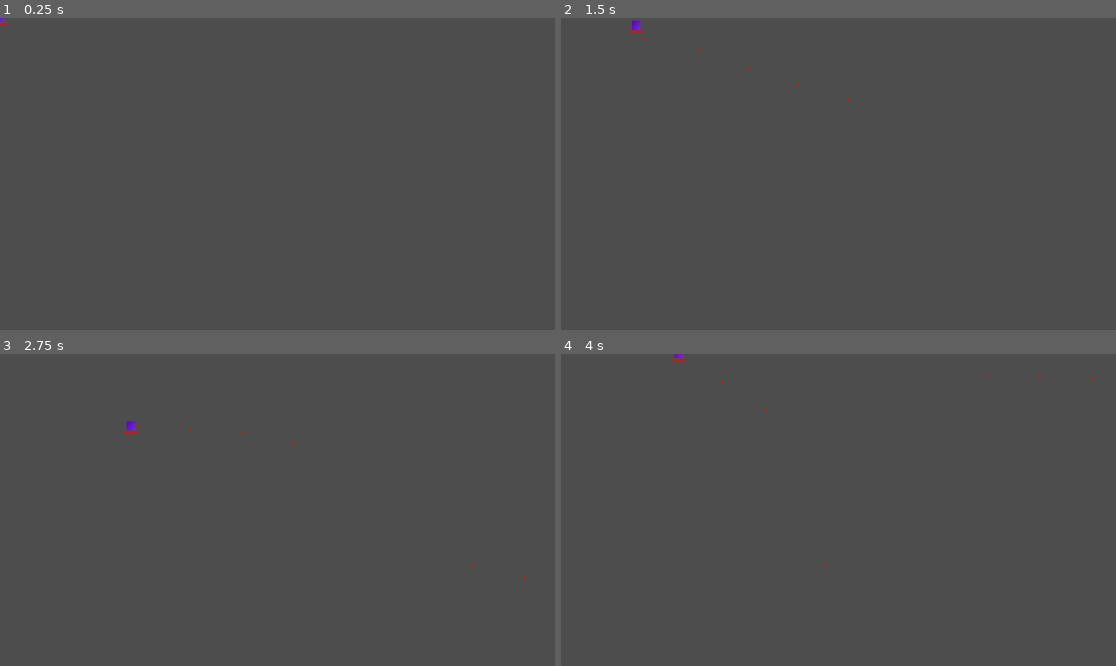
Above: before the commit, frames 1-4 (two rows, left to right).
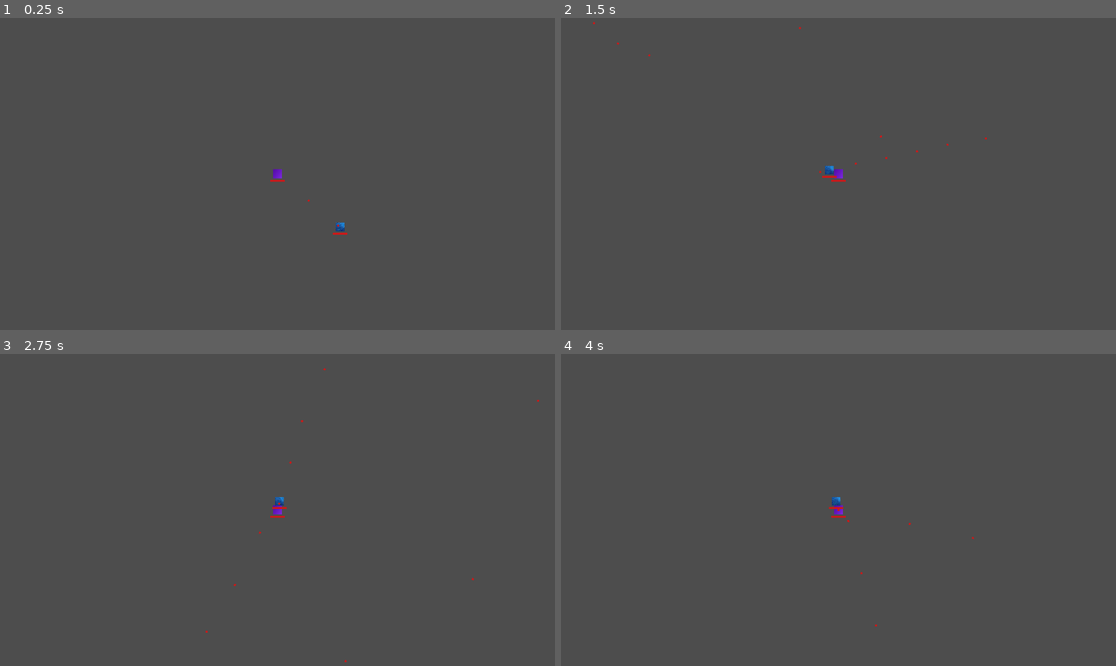
Above: after the commit, the same moments.

Repository: M-E-7/mob-fighter
Game: Godot game, scene res://Levels/basic_level.tscn
Two runs of this game, one before a commit and one after it. Both use one fixed random seed, a clock stepped at 60 frames per second and the inputs below. Before the commit the project starts from res://Entities/Player/player.tscn.
Inputs (mouse positions are in pixels of both pictures, inside the frame that each line leads up to):
- Up to frame 1 (0.25 s): no input
- Up to frame 2 (1.5 s): tap Enter at 0.5 s; move the mouse to (960, 158) at 0.52 s; press the mouse at (960, 158) at 0.53 s; hold Right (ui_right) 0.53-1.28 s; move the mouse to (727, 189) at 1.27 s; release the mouse at (727, 189) at 1.28 s; hold Down (ui_down) from 1.28 s (still down); click (727, 189) at 1.35 s
- Up to frame 3 (2.75 s): move the mouse to (333, 441) at 2.02 s; release Down (ui_down) at 2.03 s; press the mouse at (333, 441) at 2.03 s; hold Right (ui_right) from 2.03 s (still down)
- Up to frame 4 (4 s): move the mouse to (810, 572) at 2.77 s; release Right (ui_right) at 2.78 s; release the mouse at (810, 572) at 2.78 s; hold Up (ui_up) 2.78-3.53 s; click (810, 572) at 2.85 s; move the mouse to (1005, 556) at 3.52 s; press the mouse at (1005, 556) at 3.53 s; hold Left (ui_left) from 3.53 s (still down)

The runs differ from the first frame. In frame 1, 0.2% of the frame differs, in the area x 0-63%, y 0-70%; in frame 2, 0.2%, in the area x 5-77%, y 0-53%; in frame 3, 0.2%; in frame 4, 0.2%.

Commit message:
Added movement and shooting to enemy

Diff:
--- a/Components/enemy_movement_component.gd
+++ b/Components/enemy_movement_component.gd
@@ -1,2 +1,24 @@
 extends Node
 class_name EnemyMovementComponent
+## Component that moves the enemy towards the player
+
+@export var entity: Entity
+
+var player: Node2D
+
+
+func _ready() -> void:
+	player = get_tree().get_first_node_in_group("player")
+
+
+func _physics_process(delta: float) -> void:
+	print(player)
+	print("player in movement enemy")
+	if not entity or not player:
+		return
+
+	var direction := (player.global_position - entity.global_position).normalized()
+	var target_velocity := direction * entity.max_speed
+
+	entity.velocity = entity.velocity.move_toward(target_velocity, entity.acceleration * delta)
+	entity.move_and_slide()
--- a/Components/enemy_shoot_component.gd
+++ b/Components/enemy_shoot_component.gd
@@ -1,2 +1,37 @@
 extends Node
 class_name EnemyShootComponent
+## Component that shoots projectiles toward the player
+
+@export var entity: Entity
+@export var bullet_scene: PackedScene
+
+var shoot_timer: float = 0.0
+var player: Node2D
+
+
+func _ready() -> void:
+	player = get_tree().get_first_node_in_group("player")
+
+
+func _physics_process(delta: float) -> void:
+	print(player)
+	print("player in shoot enemy")
+
+	if not entity or not player:
+		return
+
+	shoot_timer = max(shoot_timer - delta, 0.0)
+
+	if shoot_timer <= 0.0:
+		shoot()
+		shoot_timer = 1.0 / entity.fire_rate
+
+
+func shoot() -> void:
+	var bullet: Bullet = bullet_scene.instantiate()
+	var direction := (player.global_position - entity.global_position).normalized()
+
+	bullet.setup(direction, entity.bullet_damage)
+
+	entity.get_tree().current_scene.add_child(bullet)
+	bullet.global_position = entity.global_position
--- a/Entities/BasicEnemy/enemy.gd
+++ b/Entities/BasicEnemy/enemy.gd
@@ -1 +1,2 @@
-extends Node2D
+extends Entity
+## Enemy entity that chases and shoots at the player
--- a/Entities/BasicEnemy/enemy.tscn
+++ b/Entities/BasicEnemy/enemy.tscn
@@ -1,19 +1,21 @@
 [gd_scene format=3 uid="uid://cfq18x28fbfcm"]
 
 [ext_resource type="Script" uid="uid://bh3dnt6cd7tkx" path="res://Entities/BasicEnemy/enemy.gd" id="1_kra7d"]
-[ext_resource type="Script" uid="uid://bxmsptut47wot" path="res://Components/player_movement_component.gd" id="1_wcjvb"]
+[ext_resource type="Script" uid="uid://crceaxci77wba" path="res://Components/enemy_movement_component.gd" id="1_wcjvb"]
 [ext_resource type="Script" uid="uid://cjfm2vvjbrq6g" path="res://Components/facing_component.gd" id="2_kra7d"]
 [ext_resource type="Script" uid="uid://obmawqbp2dbr" path="res://Components/health_display_component.gd" id="4_c5ymo"]
 [ext_resource type="Texture2D" uid="uid://wt3c1btrca8j" path="res://Entities/BasicEnemy/blueTexture.png" id="4_kra7d"]
 [ext_resource type="Script" uid="uid://c1qjt0tm70hgk" path="res://Components/health_component.gd" id="5_phteo"]
-[ext_resource type="Script" uid="uid://qwxp5u85wrrx" path="res://Components/player_shoot_component.gd" id="6_jn3v6"]
+[ext_resource type="Script" uid="uid://dj35xi6x81jor" path="res://Components/enemy_shoot_component.gd" id="6_jn3v6"]
 [ext_resource type="PackedScene" uid="uid://bw4k36ug8v1ji" path="res://Entities/Projectiles/bullet.tscn" id="7_s5wyf"]
 
 [sub_resource type="RectangleShape2D" id="RectangleShape2D_nj7y0"]
 size = Vector2(18, 18)
 
-[node name="Enemy" type="CharacterBody2D" unique_id=179062938]
+[node name="Enemy" type="CharacterBody2D" unique_id=179062938 node_paths=PackedStringArray("healthComponent", "healthDisplayComponent")]
 script = ExtResource("1_kra7d")
+healthComponent = NodePath("Group_HealthComponents/HealthComponent")
+healthDisplayComponent = NodePath("Group_DisplayComponents/HealthDisplayComponent")
 
 [node name="CollisionShape2D" type="CollisionShape2D" parent="." unique_id=1889304441]
 shape = SubResource("RectangleShape2D_nj7y0")
@@ -22,7 +24,7 @@
 
 [node name="EnemyMovementComponent" type="Node" parent="Group_MovementComponents" unique_id=679859054 node_paths=PackedStringArray("entity")]
 script = ExtResource("1_wcjvb")
-entity = NodePath("")
+entity = NodePath("../..")
 
 [node name="FacingComponent" type="Node" parent="Group_MovementComponents" unique_id=1078038251]
 script = ExtResource("2_kra7d")
@@ -34,19 +36,21 @@
 scale = Vector2(0.14516129, 0.16981132)
 texture = ExtResource("4_kra7d")
 
-[node name="HealthDisplayComponent" type="Node" parent="Group_DisplayComponents" unique_id=2002189764]
+[node name="HealthDisplayComponent" type="Node" parent="Group_DisplayComponents" unique_id=2002189764 node_paths=PackedStringArray("health_component")]
 script = ExtResource("4_c5ymo")
+health_component = NodePath("../../Group_HealthComponents/HealthComponent")
 metadata/_custom_type_script = "uid://obmawqbp2dbr"
 
 [node name="Group_HealthComponents" type="Node2D" parent="." unique_id=2118772165]
 
-[node name="HealthComponent" type="Node" parent="Group_HealthComponents" unique_id=375520311 node_paths=PackedStringArray("entity")]
+[node name="HealthComponent" type="Node" parent="Group_HealthComponents" unique_id=375520311 node_paths=PackedStringArray("entity", "healthDisplay")]
 script = ExtResource("5_phteo")
-entity = NodePath("")
+entity = NodePath("../..")
+healthDisplay = NodePath("../../Group_DisplayComponents/HealthDisplayComponent")
 
 [node name="Group_CombatComponents" type="Node2D" parent="." unique_id=2069830341]
 
-[node name="PlayerShootComponent" type="Node" parent="Group_CombatComponents" unique_id=24534795 node_paths=PackedStringArray("entity")]
+[node name="EnemyShootComponent" type="Node" parent="Group_CombatComponents" unique_id=24534795 node_paths=PackedStringArray("entity")]
 script = ExtResource("6_jn3v6")
-entity = NodePath("")
+entity = NodePath("../..")
 bullet_scene = ExtResource("7_s5wyf")
--- a/Entities/Player/player.gd
+++ b/Entities/Player/player.gd
@@ -25,6 +25,7 @@
 
 
 func _ready() -> void:
+	add_to_group("player")
 	print("Entity _ready() called")
 	print("Movement component exists: ", movementComponent != null)
 	# print("Facing component exists: ", facing != null)
--- a/Levels/basic_level.tscn
+++ b/Levels/basic_level.tscn
@@ -1,9 +1,13 @@
 [gd_scene format=3 uid="uid://dool6hlp52g0r"]
 
 [ext_resource type="PackedScene" uid="uid://cib5unlpojl15" path="res://Entities/Player/player.tscn" id="1_fji1c"]
+[ext_resource type="PackedScene" uid="uid://cfq18x28fbfcm" path="res://Entities/BasicEnemy/enemy.tscn" id="2_b41s8"]
 
 [node name="BasicLevel" type="Node2D" unique_id=1745901464]
 
 [node name="Player" parent="." unique_id=1517977448 instance=ExtResource("1_fji1c")]
 
 [node name="Camera2D" type="Camera2D" parent="Player" unique_id=1348273924]
+
+[node name="Enemy" parent="." unique_id=179062938 instance=ExtResource("2_b41s8")]
+position = Vector2(154, 131)
--- a/project.godot
+++ b/project.godot
@@ -11,7 +11,7 @@
 [application]
 
 config/name="MobFighter"
-run/main_scene="uid://cib5unlpojl15"
+run/main_scene="uid://dool6hlp52g0r"
 config/features=PackedStringArray("4.6", "Forward Plus")
 config/icon="res://icon.svg"
 
